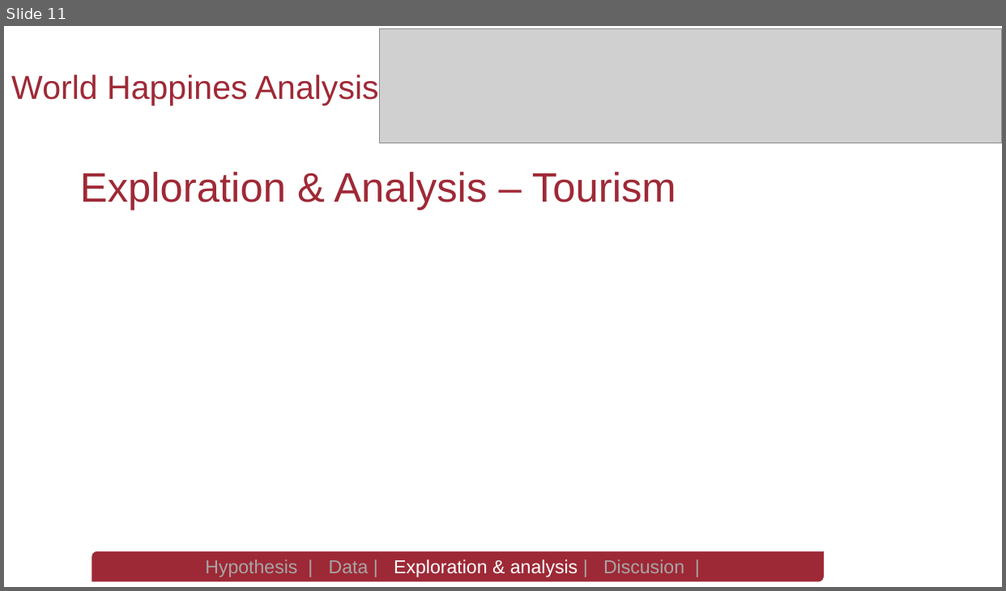
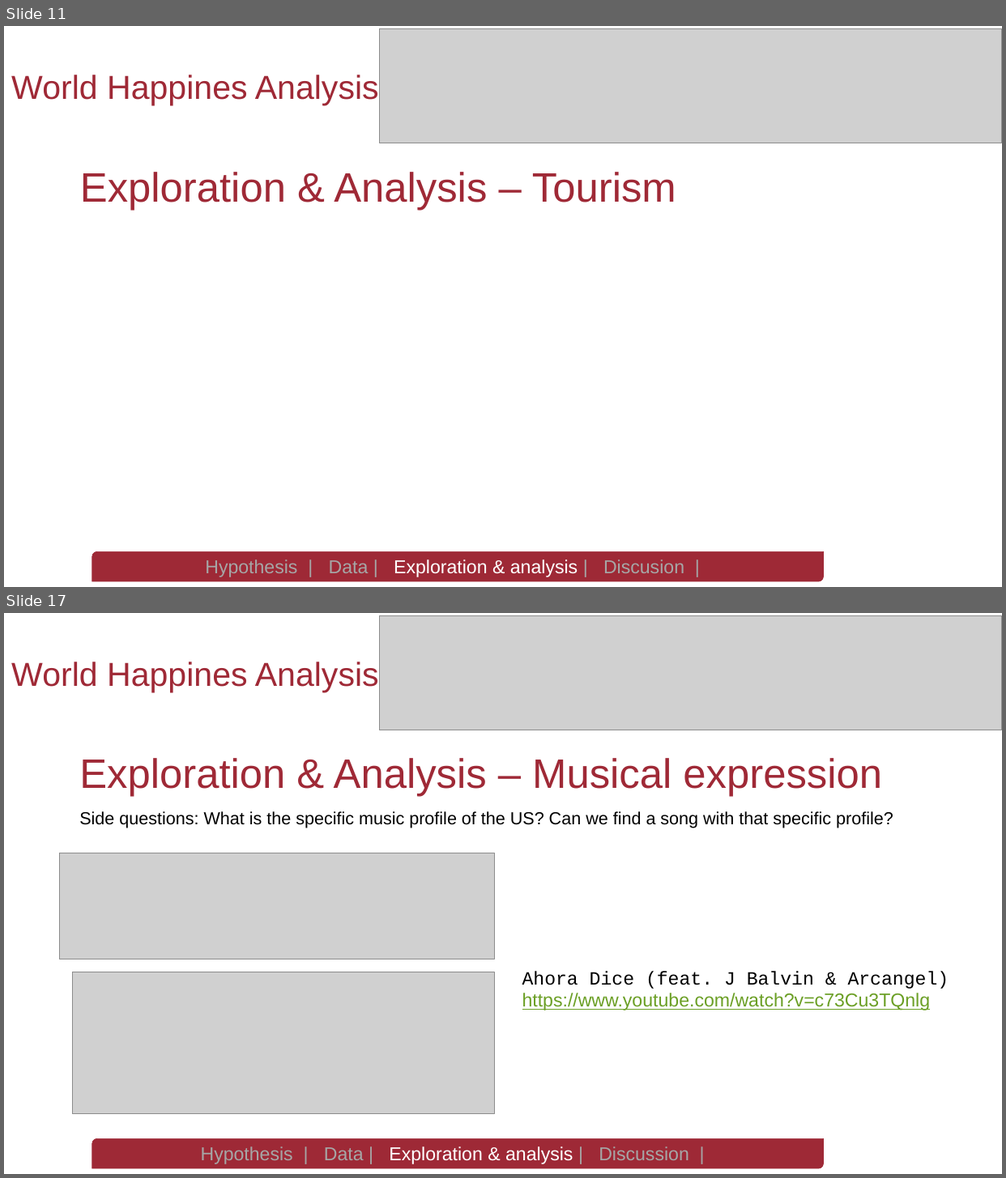
Before and after one commit to spastranas/GroupProject, a slide deck: World Happiness Analysis- Group 4 Final Presentation.pptx. Shown one above the other, each under a label of ours: slide 11 before the commit, slides 11 and 17 after it; the slides between them are not shown. The pictures are 1006x591 and 1006x1178 pixels, drawn with LibreOffice and Linux fonts; fonts in the diff are those of the drawing; grey boxes stand for pictures; background and template pictures are left out. Boxes give left, top, right and bottom in pixels: in the first picture for what was removed or moved away, otherwise in the second. Text is boxed around its words. In the diff, an @@ line names an element or a change of style, - is before the commit and + after.

```diff
--- a/World Happiness Analysis- Group 4 Final Presentation.pptx
+++ b/World Happiness Analysis- Group 4 Final Presentation.pptx
@@ slide 17 added at (4, 613, 1002, 1174), background picture (left out) @@
@@ picture added at (379, 615, 1002, 730) @@
@@ text added at (11, 662, 379, 692), 32 pt, text #9F2936 @@
+World Happines Analysis
@@ title added at (79, 758, 882, 796), 39.6 pt, text #9F2936 @@
+Exploration & Analysis – Musical expression
@@ text added at (79, 811, 893, 828), 16.8 pt, text #000000 @@
+Side questions: What is the specific music profile of the US? Can we find a song with that specific profile?
@@ picture added at (59, 854, 494, 960) @@
@@ picture added at (72, 972, 494, 1114) @@
@@ text added at (522, 971, 949, 1011), 18 pt, text #6B9F25, underline @@
+Ahora Dice (feat. J Balvin & Arcangel)
+https://www.youtube.com/watch?v=c73Cu3TQnlg
@@ round diag rect added at (92, 1139, 824, 1169), fill #9E2936, outline #9F2936 0.5 pt, 18 pt, text #A6A6A6 @@
+Hypothesis | Data | Exploration & analysis | Discussion |
```
Also in this commit, not shown: 4 slides changed, 4 other slides added, 1 slide removed, 3 other files.
